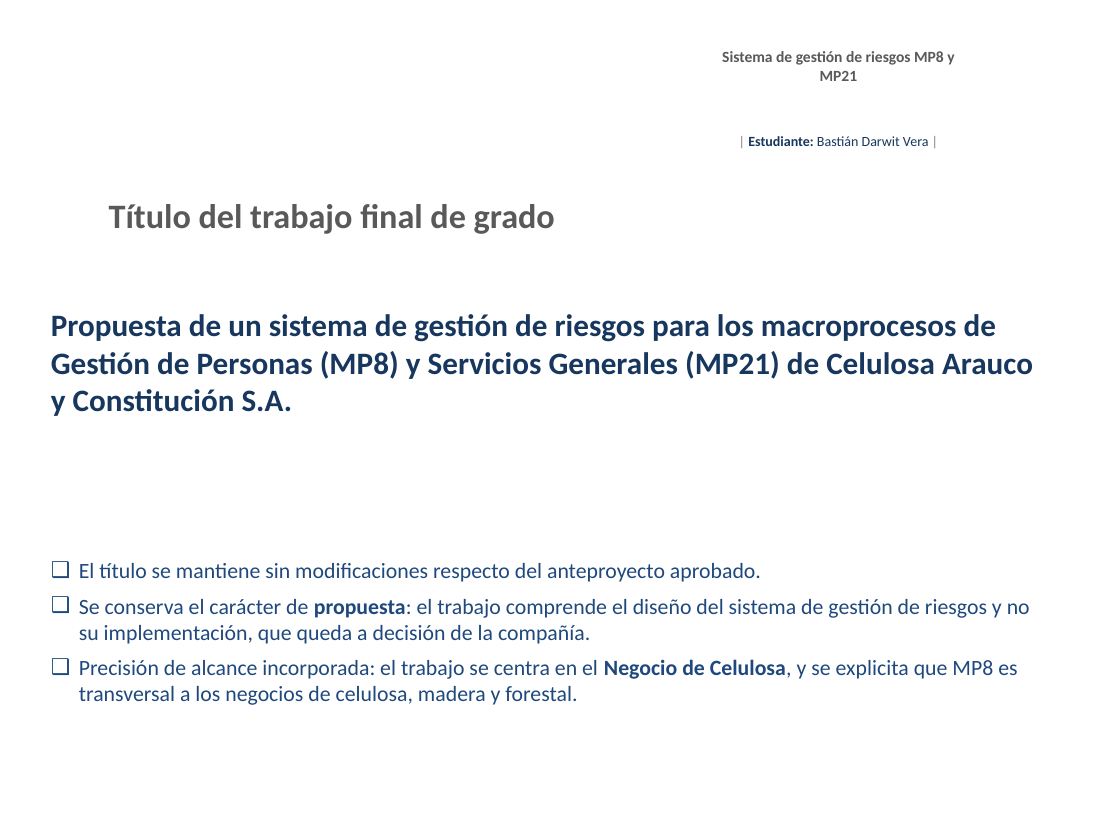
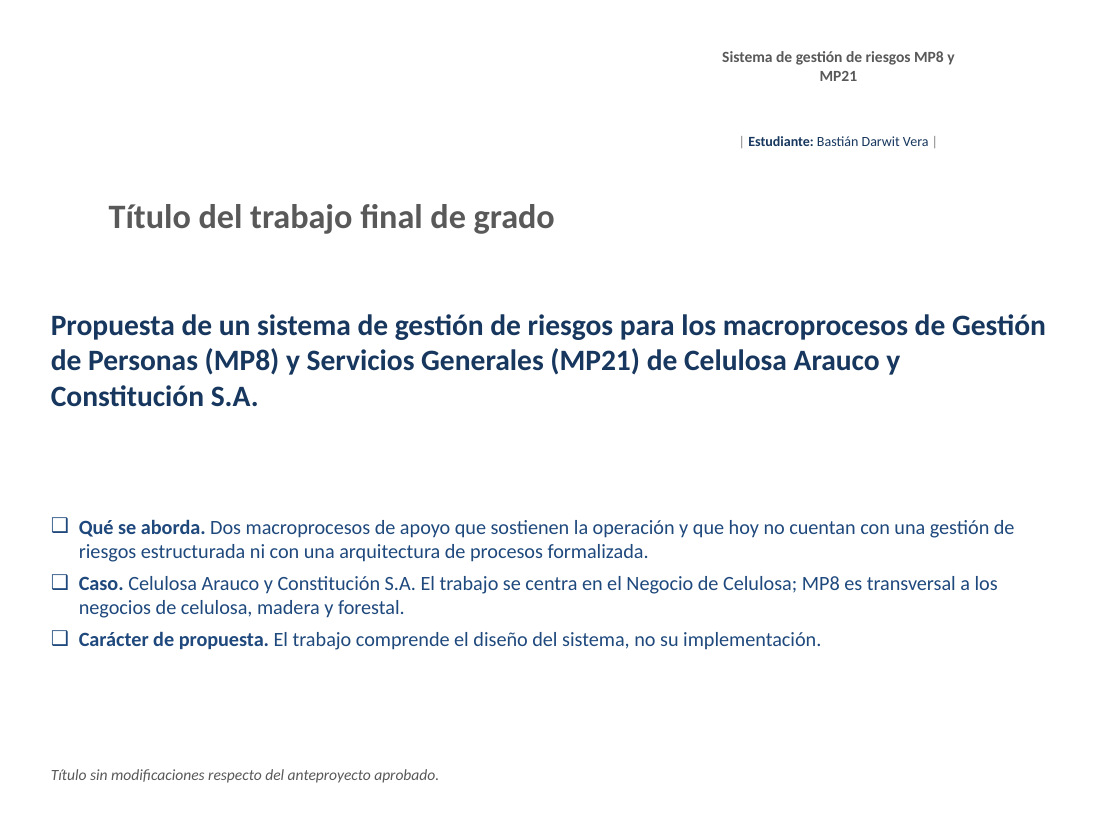
Before and after one commit to BastianDarwit/AFE, a slide deck: slide 2 of Avance_1_TFG_Bastian_Darwit_v1.pptx. Drawn at 1120x840 pixels with LibreOffice and Linux fonts; fonts in the diff are those of the drawing; background and template pictures are left out. Boxes give left, top, right and bottom in pixels: in the first picture for what was removed or moved away, otherwise in the second. Text is boxed around its words. In the diff, an @@ line names an element or a change of style, - is before the commit and + after.

Commit message:
Ampliar la presentacion del Avance 1 a 15 laminas con notas del orador
La version anterior, de 9 laminas, quedaba por debajo de los 8 minutos
requeridos y concentraba el peso en la metodologia. Se reequilibra dando
cinco laminas a los resultados y se agrega la exposicion de los cambios.

Laminas agregadas:
- Cambios respecto del anteproyecto, con el ambito, que cambio y por que,
  y la declaracion explicita de que no cambian el objetivo general, los
  objetivos especificos, los indicadores ni los entregables.
- El flujo unico de informacion de MP8: cadena SIPOC de 5 proveedores a 6
  clientes, 18 fases, arranque en la necesidad estrategica de dotacion y
  composicion por procedencia.
- Cobertura del levantamiento por fase, con las 18 fases y las dos que
  concentran brechas destacadas.
- Brechas declaradas, agrupadas por fase, con sus codigos APQC y el rol
  con quien se cierran.
- Hallazgos del contraste entre fuentes y estado de los indicadores.
- Proximos pasos, con actividades y semanas comprometidas.
- Cierre.

Otros cambios:
- La lamina del titulo incorpora el tema y el caso, sin justificarlos.
- La metodologia se expone sin fundamentacion, por haber sido aprobada en
  el anteproyecto.
- Se agregan notas del orador en las 15 laminas, con tiempo sugerido,
  tiempo acumulado, guion breve y preguntas probables de la comision.
  Duracion estimada total: 10 minutos y 50 segundos.

```diff
--- a/Avance_1_TFG_Bastian_Darwit_v1.pptx
+++ b/Avance_1_TFG_Bastian_Darwit_v1.pptx
@@ text "Propuesta de un sistema de ..." at (51,314,1046,407): size 20 to 19 pt @@
@@ text at (79,519,1015,650): text changed; size 14 to 13 pt @@
-❑ El título se mantiene sin modificaciones respecto del anteproyecto aprobado.
-❑ Se conserva el carácter de propuesta: el trabajo comprende el diseño del sistema de gestión de riesgos y no su implementación, que queda a decisión de la compañía.
-❑ Precisión de alcance incorporada: el trabajo se centra en el Negocio de Celulosa, y se explicita que MP8 es transversal a los negocios de celulosa, madera y forestal.
+❑ Qué se aborda. Dos macroprocesos de apoyo que sostienen la operación y que hoy no cuentan con una gestión de riesgos estructurada ni con una arquitectura de procesos formalizada.
+❑ Caso. Celulosa Arauco y Constitución S.A. El trabajo se centra en el Negocio de Celulosa; MP8 es transversal a los negocios de celulosa, madera y forestal.
+❑ Carácter de propuesta. El trabajo comprende el diseño del sistema, no su implementación.
@@ text added at (51,769,439,783), 10 pt, text #595959, italic @@
+Título sin modificaciones respecto del anteproyecto aprobado.
```
Also in this commit, not shown: 7 other slides changed, 6 slides added.
